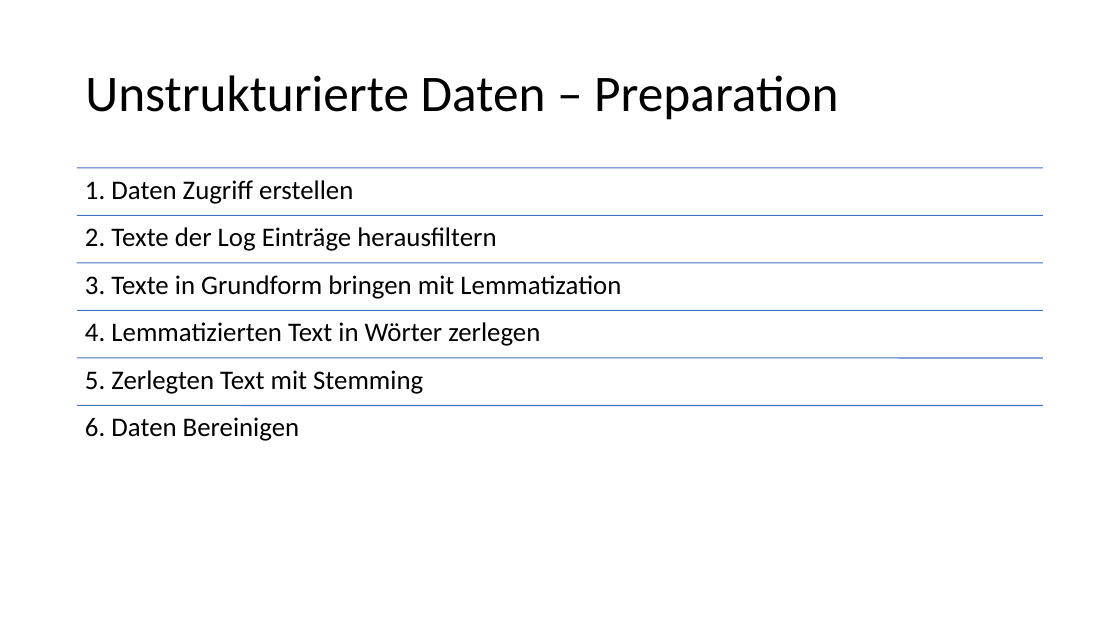
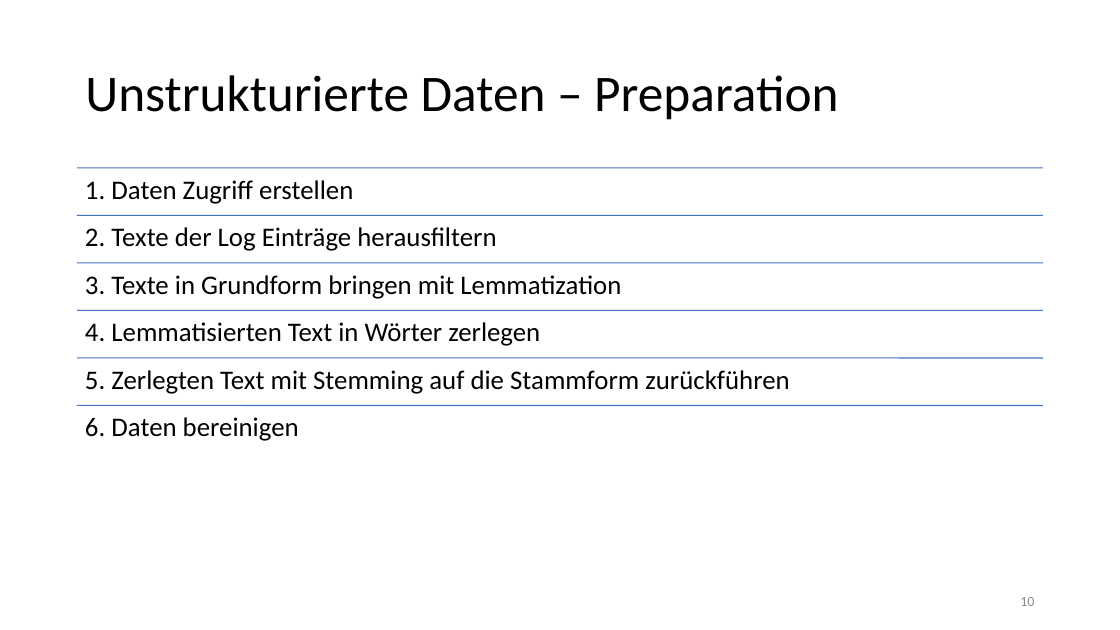
Before and after one commit to Flitschi7/big-data-management, a slide deck: slide 10 of Organisational/Dokumentation HHZ Rocket Project.pptx. Drawn at 1120x630 pixels with LibreOffice and Linux fonts; fonts in the diff are those of the drawing. Boxes give left, top, right and bottom in pixels: in the first picture for what was removed or moved away, otherwise in the second. Text is boxed around its words. In the diff, an @@ line names an element or a change of style, - is before the commit and + after.

```diff
--- a/Organisational/Dokumentation HHZ Rocket Project.pptx
+++ b/Organisational/Dokumentation HHZ Rocket Project.pptx
@@ text at [85, 322, 540, 346]: text changed @@
-4. Lemmatizierten Text in Wörter zerlegen
+4. Lemmatisierten Text in Wörter zerlegen
@@ text at [85, 370, 789, 394]: text changed @@
-5. Zerlegten Text mit Stemming
+5. Zerlegten Text mit Stemming auf die Stammform zurückführen
@@ text at [85, 417, 299, 441]: text changed @@
-6. Daten Bereinigen
+6. Daten bereinigen
@@ page number added at [1020, 597, 1034, 606], 12 pt, text #8C8C8C @@
+10
```
Also in this commit, not shown: 27 other slides changed.
